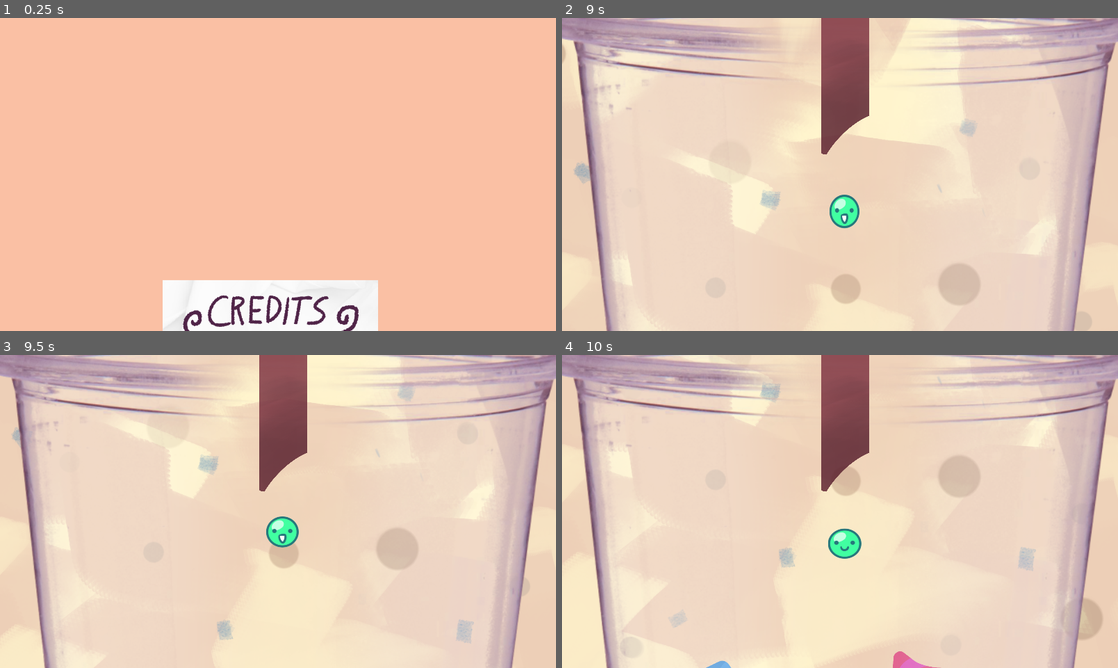
Above: before the commit, frames 1-4 (two rows, left to right).
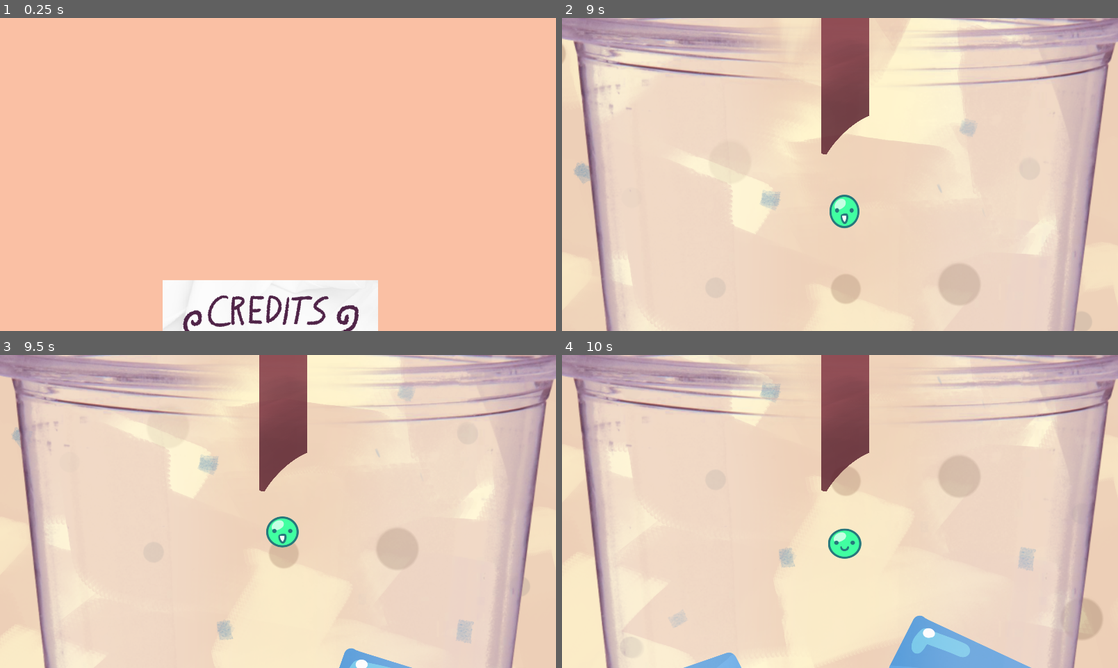
Above: after the commit, the same moments.

Repository: Pandji25/ggj25-animaldev
Game: Godot game, scene res://splash_schreen.tscn
Same seed, same stepped clock (60 frames per second), same inputs: the game is played once before the commit and once after it. Video files are missing from this copy of the repository; at most half a second of black plays in their place. Sound files missing from this copy of the repository are replaced by a short silence.
Inputs (mouse positions are in pixels of both pictures, inside the frame that each line leads up to):
- Up to frame 1 (0.25 s): no input
- Up to frame 2 (9 s): tap Enter at 0.5 s; move the mouse to (812, 237) at 0.52 s; hold Up (ui_up) 0.53-2.03 s; move the mouse to (1006, 221) at 1.27 s; tap R (Retry) at 2, 2.75 s; move the mouse to (673, 127) at 2.02 s; hold A (left) 2.03-3.53 s; move the mouse to (867, 174) at 2.77 s; move the mouse to (756, 96) at 3.52 s; hold S (down) 3.53-4.28 s; move the mouse to (962, 158) at 4.27 s; hold D (right) 4.28-5 s; click (845, 136) at 5 s; move the mouse to (728, 190) at 5.77 s; hold Up (ui_up) 5.78-6.53 s; move the mouse to (895, 105) at 6.52 s; hold D (right) 6.53-8.75 s; move the mouse to (812, 237) at 7.27 s; move the mouse to (1006, 221) at 8.02 s; click (806, 259) at 8.75 s
- Up to frame 3 (9.5 s): no input
- Up to frame 4 (10 s): move the mouse to (673, 464) at 9.52 s; hold S (down) from 9.53 s (still down)

Frames 1-2 are identical in both runs. In frame 3, 0.4% of the frame differs, in the area x 61-75%, y 93-100%; in frame 4, 2.5%, in the area x 21-85%, y 83-100%.

Commit message:
Important bugfixing for export.

Diff:
--- a/main.tscn
+++ b/main.tscn
@@ -1,10 +1,11 @@
-[gd_scene load_steps=7 format=3 uid="uid://b0htuuh6huy7t"]
+[gd_scene load_steps=8 format=3 uid="uid://b0htuuh6huy7t"]
 
 [ext_resource type="VideoStream" path="res://Assett/BG/test.ogv" id="1_76hdf"]
 [ext_resource type="Texture2D" uid="uid://ddrhj8onmyq6y" path="res://Assett/UI Element/paper.PNG" id="2_0qyi4"]
 [ext_resource type="Texture2D" uid="uid://1p41mtnu0nfq" path="res://Assett/UI Element/play.PNG" id="3_n8ftv"]
 [ext_resource type="Script" path="res://play_button.gd" id="4_jcr6s"]
 [ext_resource type="Texture2D" uid="uid://de407fcwcgwj5" path="res://Assett/UI Element/quit.PNG" id="5_2u5rt"]
+[ext_resource type="AudioStream" uid="uid://cd60pxmww3fyl" path="res://Assett/Audio/Boba OST Main Menu.ogg" id="7_5k1b8"]
 [ext_resource type="Script" path="res://quit_button_2.gd" id="9_iuf47"]
 
 [node name="Main" type="Node2D"]
@@ -42,6 +43,10 @@
 
 [node name="AnimationPlayer" type="AnimationPlayer" parent="Paper"]
 
+[node name="AudioStreamPlayer" type="AudioStreamPlayer" parent="."]
+stream = ExtResource("7_5k1b8")
+autoplay = true
+
 [connection signal="mouse_entered" from="Paper/PlayButton" to="Paper/PlayButton" method="_on_mouse_entered"]
 [connection signal="mouse_exited" from="Paper/PlayButton" to="Paper/PlayButton" method="_on_mouse_exited"]
 [connection signal="pressed" from="Paper/PlayButton" to="Paper/PlayButton" method="_on_pressed"]
--- a/milk.gd
+++ b/milk.gd
@@ -6,4 +6,3 @@
 	position.y -= speed * _delta
 	if position.y < -2048:
 		position.y = 0
-	print(position.y)
--- a/spawner.gd
+++ b/spawner.gd
@@ -4,19 +4,24 @@
 
 @export var obs_spawn_timer: Timer
 
+const OBSTACLE_1 = preload("res://obstacles/obstacle_1.tscn")
+const OBSTACLE_2 = preload("res://obstacles/obstacle_2.tscn")
+const OBSTACLE_3 = preload("res://obstacles/obstacle_3.tscn")
+
 # Called when the node enters the scene tree for the first time.
 func _ready() -> void:
 	# Goes through obstacles folder and lists all the scenes in it,
 	# then load them and put them into an array
-	var files = DirAccess.get_files_at("res://obstacles")
-	for file in files:
-		obstacle_scenes.append(load("res://obstacles/"+file))
+	#var files = DirAccess.get_files_at("res://obstacles")
+	#for file in files:
+	#	obstacle_scenes.append(load("res://obstacles/"+file))
+	obstacle_scenes = [OBSTACLE_1, OBSTACLE_2, OBSTACLE_3]
 
-	pick_random()
+	pick_random_obs()
 
 	obs_spawn_timer.start()
 
-func pick_random() -> void:
+func pick_random_obs() -> void:
 	# Picks a random obstacle from array and instantiates it.
 	var to_instantiate: PackedScene = obstacle_scenes.pick_random()
 	add_child(to_instantiate.instantiate())
@@ -26,6 +31,6 @@
 		get_child(0).queue_free()
 
 func _on_obs_spawn_timer_timeout() -> void:
-	pick_random()
+	pick_random_obs()
 
 	obs_spawn_timer.start()
--- a/stage.tscn
+++ b/stage.tscn
@@ -11,7 +11,8 @@
 [ext_resource type="Texture2D" uid="uid://c21tkjeo1rfbj" path="res://Assett/BG/plasticcupL.PNG" id="5_6j4lg"]
 [ext_resource type="Script" path="res://note_to_pambdj.gd" id="5_htxfe"]
 [ext_resource type="Texture2D" uid="uid://d17j7sybjkr0a" path="res://Assett/BG/plasticcupR.PNG" id="6_5ppws"]
-[ext_resource type="PackedScene" uid="uid://bjk55if63qn55" path="res://game_over.tscn" id="9_vhqc3"]
+[ext_resource type="PackedScene" path="res://game_over.tscn" id="9_vhqc3"]
+[ext_resource type="AudioStream" uid="uid://oube0u0te1r" path="res://Assett/Audio/Boba OST.ogg" id="13_8uq2h"]
 
 [sub_resource type="RectangleShape2D" id="RectangleShape2D_2sph0"]
 size = Vector2(468, 148)
@@ -287,5 +288,9 @@
 [node name="Game_Over" parent="." node_paths=PackedStringArray("stage") instance=ExtResource("9_vhqc3")]
 stage = NodePath("..")
 
+[node name="AudioStreamPlayer" type="AudioStreamPlayer" parent="."]
+stream = ExtResource("13_8uq2h")
+autoplay = true
+
 [connection signal="body_entered" from="Straw" to="Straw" method="_on_body_entered"]
 [connection signal="timeout" from="ObsSpawnTimer" to="Spawner" method="_on_obs_spawn_timer_timeout"]
Not shown, added: Assett/Audio/Boba OST Main Menu.ogg.import
Not shown, added: Assett/Audio/Boba OST.ogg.import
Not shown: 1 places in boba.tscn that only renumber resources
Not shown: 1 places in boba_happy.tres that only renumber resources
Not shown: 1 places in boba_hurt.tres that only renumber resources
Not shown, added: export_presets.cfg
Not shown: 1 places in stage.tscn that only renumber resources
Not shown, added: Assett/Audio/Boba OST Main Menu.ogg
Not shown, added: Assett/Audio/Boba OST.ogg
